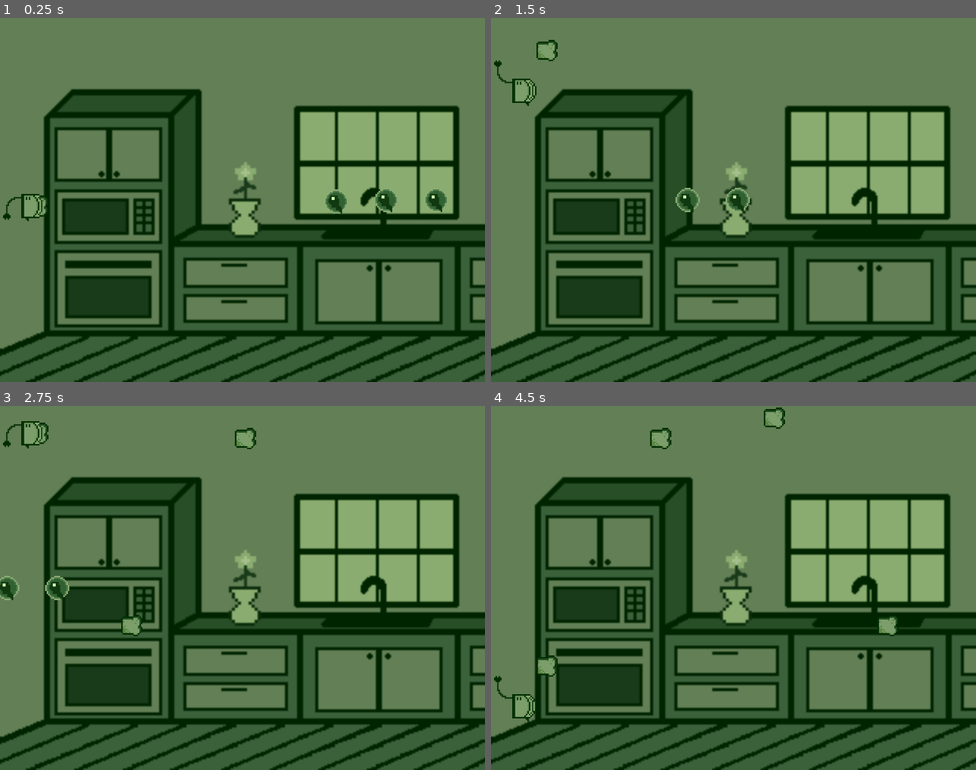
Above: before the commit, frames 1-4 (two rows, left to right).
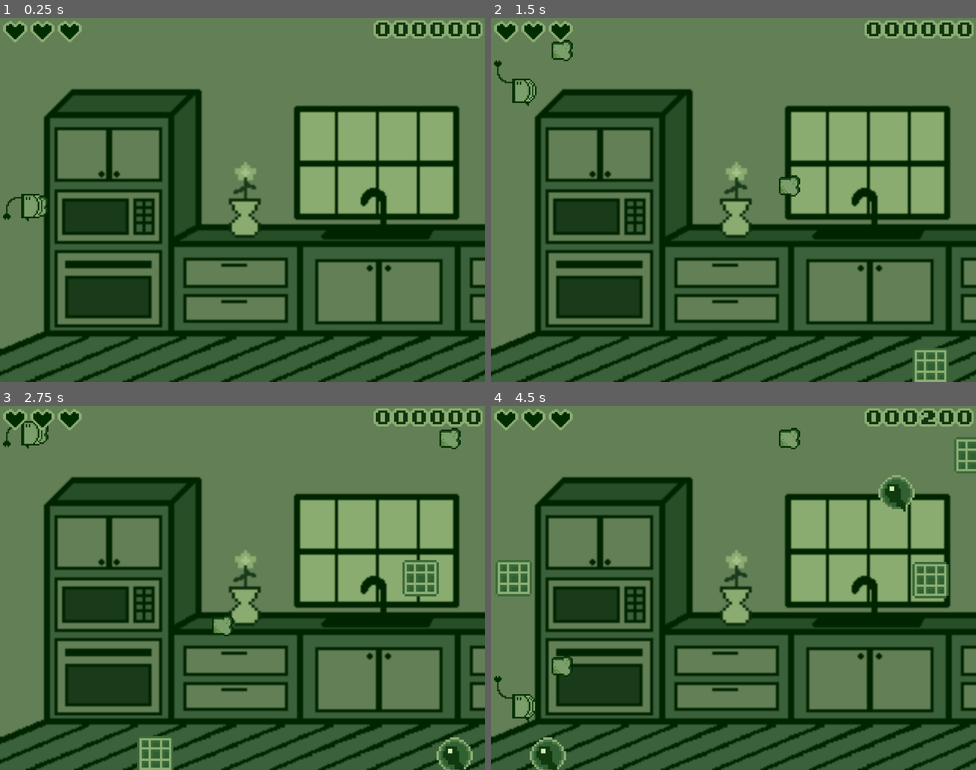
Above: after the commit, the same moments.

Repository: is386/attack-of-the-pancakes-and-waffles
Game: Godot game, scene res://src/core/main.tscn
Same seed, same stepped clock (60 frames per second), same inputs: the game is played once before the commit and once after it.
Inputs:
- Up to frame 1 (0.25 s): no input
- Up to frame 2 (1.5 s): hold W (move_up) 0.53-1.28 s; tap Space (shoot) at 0.6, 1.35 s; hold S (move_down) from 1.28 s (still down)
- Up to frame 3 (2.75 s): release S (move_down) at 2.03 s; hold W (move_up) from 2.03 s (still down); tap Space (shoot) at 2.1 s
- Up to frame 4 (4.5 s): tap Space (shoot) at 2.85, 3.6, 4.35 s; release W (move_up) at 3.53 s; hold S (move_down) from 3.53 s (still down)

The runs differ from the first frame. In frame 1, 2.1% of the frame differs, in the area x 0-100%, y 0-54%; in frame 2, 2.8%; in frame 3, 3.8%; in frame 4, 5.0%, in the area x 0-100%, y 0-100%.

Commit message:
add hearts and score

Diff:
--- a/project.godot
+++ b/project.godot
@@ -14,6 +14,10 @@
 run/main_scene="uid://y3nvjx4caxit"
 config/features=PackedStringArray("4.7", "Forward Plus")
 boot_splash/show_image=false
+
+[autoload]
+
+SignalBus="*uid://c7edd25qmp2dc"
 
 [display]
 
--- /dev/null
+++ b/src/core/enemy_spawner.gd
@@ -0,0 +1,30 @@
+class_name EnemySpawner
+extends Marker2D
+
+@export var pancake_texture: Texture2D
+@export var waffle_texture: Texture2D
+@export var enemy_scene: PackedScene
+
+@onready var spawn_timer: Timer = $SpawnTimer
+
+
+func _ready() -> void:
+	spawn_timer.wait_time = randf_range(1, 5)
+	spawn_timer.timeout.connect(_on_spawn_timer_timeout)
+	spawn_timer.start()
+
+
+func _on_spawn_timer_timeout() -> void:
+	spawn_timer.wait_time = randf_range(1, 5)
+	spawn_timer.start()
+
+	var enemy = enemy_scene.instantiate() as Enemy
+
+	var offset = randf_range(-16, 16)
+	enemy.global_position = Vector2(global_position.x, global_position.y + offset)
+	owner.add_child(enemy)
+
+	if randi_range(1, 2) == 1:
+		enemy.sprite.texture = pancake_texture
+	else:
+		enemy.sprite.texture = waffle_texture
--- /dev/null
+++ b/src/core/enemy_spawner.tscn
@@ -0,0 +1,14 @@
+[gd_scene format=3 uid="uid://cppnrsicvx4a1"]
+
+[ext_resource type="Script" uid="uid://com1xxwdmligr" path="res://src/core/enemy_spawner.gd" id="1_2lobw"]
+[ext_resource type="Texture2D" uid="uid://cr4bhvno762tj" path="res://assets/pancake.png" id="2_ksoni"]
+[ext_resource type="Texture2D" uid="uid://0g8duo5wjqfl" path="res://assets/waffle.png" id="3_ctaso"]
+[ext_resource type="PackedScene" uid="uid://bicsrmv1jluqf" path="res://src/entities/enemy.tscn" id="4_nrqou"]
+
+[node name="EnemySpawner" type="Marker2D" unique_id=2072184867]
+script = ExtResource("1_2lobw")
+pancake_texture = ExtResource("2_ksoni")
+waffle_texture = ExtResource("3_ctaso")
+enemy_scene = ExtResource("4_nrqou")
+
+[node name="SpawnTimer" type="Timer" parent="." unique_id=776839688]
--- a/src/core/main.tscn
+++ b/src/core/main.tscn
@@ -2,24 +2,52 @@
 
 [ext_resource type="Texture2D" uid="uid://dgd4q3e43vu02" path="res://assets/kitchen.png" id="1_avv2o"]
 [ext_resource type="PackedScene" uid="uid://58bjis4le617" path="res://src/entities/toaster.tscn" id="1_ivtyw"]
+[ext_resource type="PackedScene" uid="uid://cppnrsicvx4a1" path="res://src/core/enemy_spawner.tscn" id="2_x62ka"]
 [ext_resource type="Shader" uid="uid://by4uw5p0vcmrt" path="res://resources/shaders/blur.gdshader" id="3_ivtyw"]
-[ext_resource type="PackedScene" uid="uid://bicsrmv1jluqf" path="res://src/entities/enemy.tscn" id="4_x62ka"]
+[ext_resource type="Script" uid="uid://bfoqpg650c137" path="res://src/ui/health_bar.gd" id="3_q2b63"]
+[ext_resource type="Texture2D" uid="uid://dtxh3irswbk1r" path="res://assets/heart.png" id="3_w61mg"]
+[ext_resource type="FontFile" uid="uid://covtcthck5qfo" path="res://assets/gameboy.ttf" id="5_nxx65"]
+[ext_resource type="Script" uid="uid://dee3g7wqvjqcx" path="res://src/ui/score.gd" id="6_2uitn"]
 
 [sub_resource type="WorldBoundaryShape2D" id="WorldBoundaryShape2D_sn2t0"]
 normal = Vector2(0, 1)
 
 [sub_resource type="WorldBoundaryShape2D" id="WorldBoundaryShape2D_215gw"]
 
+[sub_resource type="LabelSettings" id="LabelSettings_sn2t0"]
+font = ExtResource("5_nxx65")
+font_size = 12
+font_color = Color(0.06666667, 0.20392157, 0.05882353, 1)
+outline_size = 6
+outline_color = Color(0.54901963, 0.68235296, 0.4509804, 1)
+
 [sub_resource type="ShaderMaterial" id="ShaderMaterial_ivtyw"]
 shader = ExtResource("3_ivtyw")
 shader_parameter/blur_amount = 1.0000000475
 
-[node name="Node" type="Node" unique_id=898915041]
+[node name="Main" type="Node" unique_id=898915041]
 
 [node name="Camera2D" type="Camera2D" parent="." unique_id=1918778736]
 
 [node name="Toaster" parent="." unique_id=2141265429 instance=ExtResource("1_ivtyw")]
 position = Vector2(-140, 0)
+
+[node name="Spawners" type="Node" parent="." unique_id=1232531730]
+
+[node name="EnemySpawner" parent="Spawners" unique_id=2072184867 instance=ExtResource("2_x62ka")]
+position = Vector2(160, 0)
+
+[node name="EnemySpawner2" parent="Spawners" unique_id=2103408977 instance=ExtResource("2_x62ka")]
+position = Vector2(160, -48)
+
+[node name="EnemySpawner3" parent="Spawners" unique_id=424624939 instance=ExtResource("2_x62ka")]
+position = Vector2(160, -96)
+
+[node name="EnemySpawner4" parent="Spawners" unique_id=1753578323 instance=ExtResource("2_x62ka")]
+position = Vector2(160, 48)
+
+[node name="EnemySpawner5" parent="Spawners" unique_id=543175745 instance=ExtResource("2_x62ka")]
+position = Vector2(160, 96)
 
 [node name="Borders" type="Node" parent="." unique_id=1988446737]
 
@@ -39,6 +67,36 @@
 [node name="CollisionShape2D" type="CollisionShape2D" parent="Borders/Bottom" unique_id=77631083]
 shape = SubResource("WorldBoundaryShape2D_215gw")
 
+[node name="HUD" type="CanvasLayer" parent="." unique_id=1240641758]
+
+[node name="HealthBar" type="HBoxContainer" parent="HUD" unique_id=943436139]
+offset_left = 2.0
+offset_right = 58.0
+offset_bottom = 16.0
+theme_override_constants/separation = 2
+script = ExtResource("3_q2b63")
+
+[node name="Heart1" type="TextureRect" parent="HUD/HealthBar" unique_id=334976541]
+layout_mode = 2
+texture = ExtResource("3_w61mg")
+
+[node name="Heart2" type="TextureRect" parent="HUD/HealthBar" unique_id=1200481393]
+layout_mode = 2
+texture = ExtResource("3_w61mg")
+
+[node name="Heart3" type="TextureRect" parent="HUD/HealthBar" unique_id=1052741156]
+layout_mode = 2
+texture = ExtResource("3_w61mg")
+
+[node name="Score" type="Label" parent="HUD" unique_id=356048275]
+offset_left = 224.0
+offset_right = 320.0
+offset_bottom = 23.0
+text = "000000"
+label_settings = SubResource("LabelSettings_sn2t0")
+horizontal_alignment = 2
+script = ExtResource("6_2uitn")
+
 [node name="Background" type="CanvasLayer" parent="." unique_id=867587940]
 layer = -1
 
@@ -56,12 +114,3 @@
 offset_right = 320.0
 offset_bottom = 240.0
 color = Color(0, 0, 0, 0.19607843)
-
-[node name="Pancake" parent="." unique_id=670069946 instance=ExtResource("4_x62ka")]
-position = Vector2(85, 1)
-
-[node name="Pancake2" parent="." unique_id=156651395 instance=ExtResource("4_x62ka")]
-position = Vector2(151, 0)
-
-[node name="Pancake3" parent="." unique_id=430099862 instance=ExtResource("4_x62ka")]
-position = Vector2(118, 0)
--- /dev/null
+++ b/src/core/signal_bus.gd
@@ -0,0 +1,4 @@
+extends Node
+
+signal enemy_killed
+signal damage_taken
--- a/src/entities/enemy.gd
+++ b/src/entities/enemy.gd
@@ -6,6 +6,7 @@
 @onready var hurtbox: Hurtbox = $Hurtbox
 @onready var health_component: HealthComponent = $HealthComponent
 @onready var hitbox: Hitbox = $Hitbox
+@onready var sprite: Sprite2D = $Sprite2D
 
 
 func _ready() -> void:
@@ -27,4 +28,5 @@
 
 
 func _on_died() -> void:
+	SignalBus.enemy_killed.emit()
 	queue_free()
--- a/src/entities/enemy.tscn
+++ b/src/entities/enemy.tscn
@@ -9,17 +9,19 @@
 [sub_resource type="RectangleShape2D" id="RectangleShape2D_sn2t0"]
 
 [sub_resource type="CircleShape2D" id="CircleShape2D_sn2t0"]
-radius = 8.0
+radius = 12.0
 
 [sub_resource type="CircleShape2D" id="CircleShape2D_215gw"]
-radius = 8.0
+radius = 12.0
 
 [node name="Enemy" type="AnimatableBody2D" unique_id=670069946]
 collision_layer = 0
 collision_mask = 0
 script = ExtResource("1_t0ujn")
+speed = 150.0
 
 [node name="Sprite2D" type="Sprite2D" parent="." unique_id=2091104108]
+scale = Vector2(1.5, 1.5)
 texture = ExtResource("1_q4xhx")
 
 [node name="CollisionShape2D" type="CollisionShape2D" parent="." unique_id=2016094974]
--- a/src/entities/toast.tscn
+++ b/src/entities/toast.tscn
@@ -42,6 +42,7 @@
 collision_layer = 0
 collision_mask = 0
 script = ExtResource("1_0awy3")
+speed = 200.0
 
 [node name="AnimatedSprite2D" type="AnimatedSprite2D" parent="." unique_id=44108260]
 position = Vector2(8, 4)
--- a/src/entities/toaster.gd
+++ b/src/entities/toaster.gd
@@ -47,6 +47,7 @@
 
 func _on_hurt(hitbox: Hitbox) -> void:
 	health_component.take_damage(hitbox.damage)
+	SignalBus.damage_taken.emit()
 
 
 func _on_died() -> void:
--- /dev/null
+++ b/src/ui/health_bar.gd
@@ -0,0 +1,11 @@
+class_name HealthBar
+extends HBoxContainer
+
+func _ready() -> void:
+	SignalBus.damage_taken.connect(_on_damage_taken)
+
+
+func _on_damage_taken() -> void:
+	if get_child_count() == 0:
+		return
+	(get_children().back() as Control).queue_free()
--- /dev/null
+++ b/src/ui/score.gd
@@ -0,0 +1,13 @@
+class_name Score
+extends Label
+
+var _score = 0
+
+
+func _ready() -> void:
+	SignalBus.enemy_killed.connect(_on_enemy_killed)
+
+
+func _on_enemy_killed() -> void:
+	_score += 100
+	text = str(_score).pad_zeros(6)
Binary file added: assets/gameboy.ttf
Not shown, added: assets/gameboy.ttf.import
Binary file added: assets/heart.png
Not shown, added: assets/heart.png.import
Not shown, added: src/core/enemy_spawner.gd.uid
Not shown, added: src/core/signal_bus.gd.uid
Not shown, added: src/ui/health_bar.gd.uid
Not shown, added: src/ui/score.gd.uid
